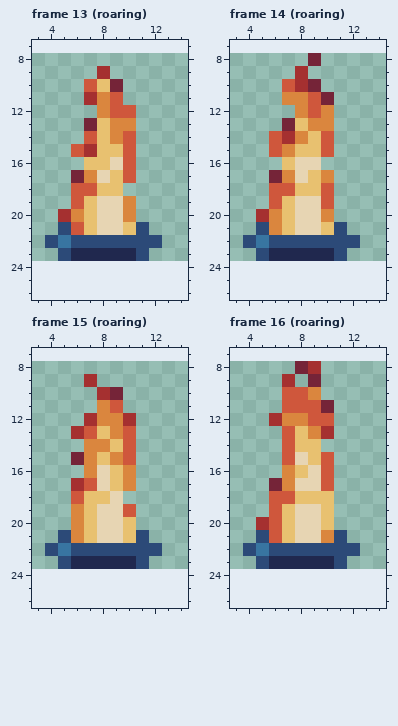
Two states of a pixel-art file, Assets/Sprites/Ground/Campfire/Campfire0.aseprite. Above: the version before the commit.
16x16 pixels, 16 frames. Shown: frame 13 (roaring): x 3..14, y 7..26; frame 14 (roaring): x 3..14, y 7..26; frame 15 (roaring): x 3..14, y 7..26; frame 16 (roaring): x 3..14, y 7..26. The old version is drawn lined up with the new one, on the new canvas. The commit also changed other frames, which this record leaves out.
The same view after the edit:
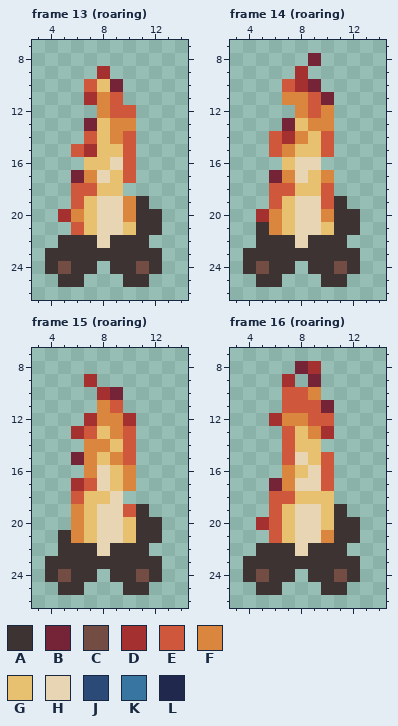
Palette (. is transparent): A #3d3333  B #752438  C #734c44  D #a53030  E #cf573c  F #da863e  G #e8c170  H #e7d5b3  J #2c4a78  K #3875a1  L #20284e
Diff:
canvas 16x16 -> 16x32, the old top-left corner now at 0,8
Frame 13 (roaring):
y 19: x 11 . -> A
y 20: x 11..12 .. -> AA
y 21: x 5 J -> .; x 11..12 J. -> AA
y 22: x 4..12 JKJJJJJJJ -> .AAAHAAA.
y 23: x 4..12 .JLLLLLJ. -> AAAAAAAAA
y 24: x 4..7 .... -> ACAA; x 9..12 .... -> AACA
y 25: x 5..6 .. -> AA; x 10..11 .. -> AA
Frame 14 (roaring):
y 19: x 11 . -> A
y 20: x 11..12 .. -> AA
y 21: x 5 J -> A; x 11..12 J. -> AA
y 22: x 4..12 JKJJJJJJJ -> .AAAHAAA.
y 23: x 4..12 .JLLLLLJ. -> AAAAAAAAA
y 24: x 4..7 .... -> ACAA; x 9..12 .... -> AACA
y 25: x 5..6 .. -> AA; x 10..11 .. -> AA
Frame 15 (roaring): the same change as frame 14 (roaring)
Frame 16 (roaring): the same change as frame 13 (roaring)
Where, in picture pixels (left, top, right, bottom), the same in both pictures:
changed: (45, 196, 162, 287)
changed: (243, 196, 360, 287)
changed: (45, 504, 162, 595)
changed: (243, 504, 360, 595)
